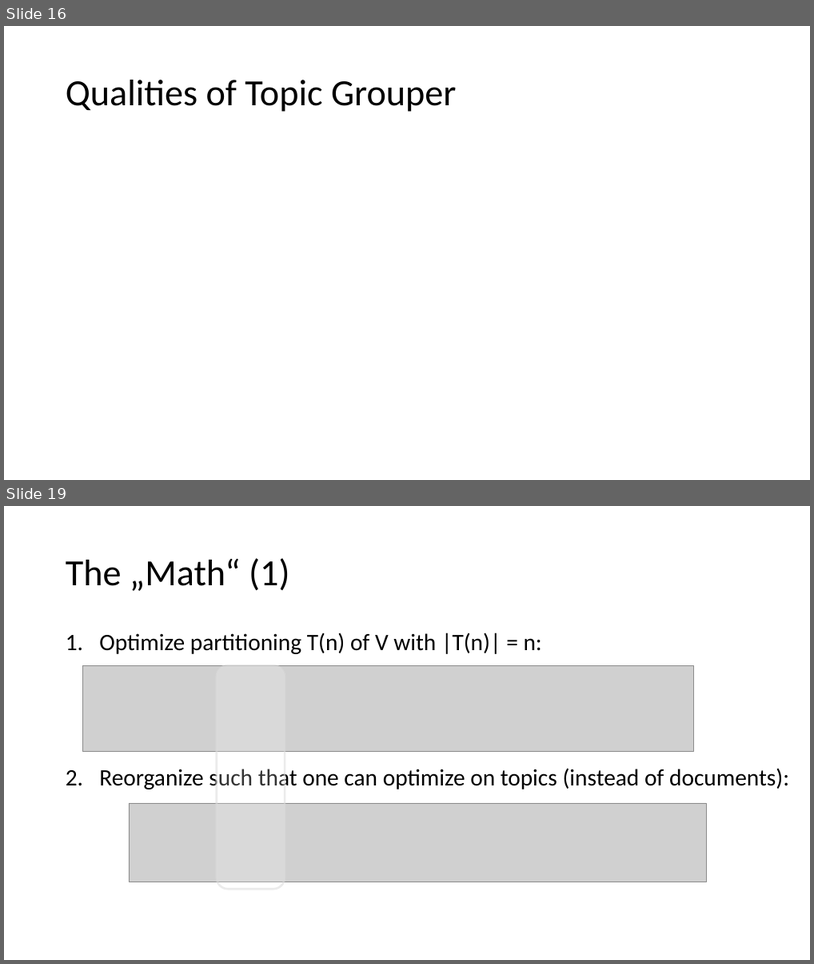
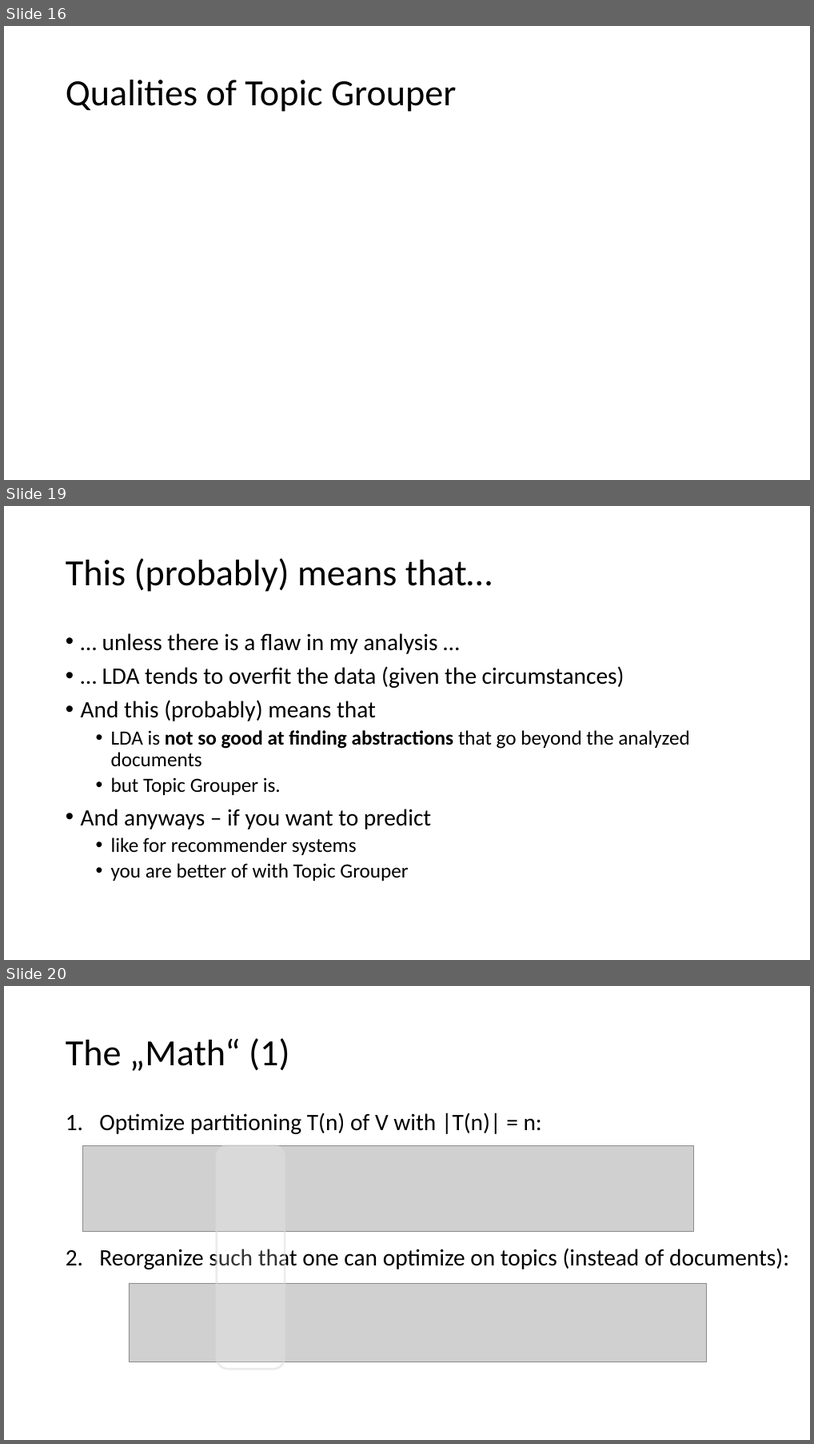
Before and after one commit to pfeiferd/TopicGrouperJ, a slide deck: doc/PTM.pptx. Shown one above the other, each under a label of ours: slides 16 and 19 before the commit, slides 16, 19 and 20 after it; the slides between them are not shown. The pictures are 814x964 and 814x1444 pixels, drawn with LibreOffice and Linux fonts; fonts in the diff are those of the drawing; grey boxes stand for pictures. Boxes give left, top, right and bottom in pixels: in the first picture for what was removed or moved away, otherwise in the second. Text is boxed around its words. In the diff, an @@ line names an element or a change of style, - is before the commit and + after.

```diff
--- a/doc/PTM.pptx
+++ b/doc/PTM.pptx
@@ slide 19 added at (4,506,810,960), background #FFFFFF @@
@@ title added at (66,558,493,592), 44 pt, text #000000 @@
+This (probably) means that…
@@ text added at (81,633,690,880), 24 pt, text #000000 @@
+• … unless there is a flaw in my analysis …
+• … LDA tends to overfit the data (given the circumstances)
+• And this (probably) means that
+  • LDA is not so good at finding abstractions that go beyond the analyzed documents
+  • but Topic Grouper is.
+• And anyways – if you want to predict
+  • like for recommender systems
+  • you are better of with Topic Grouper
@@ what was slide 19 is now slide 20 @@
```
Also in this commit, not shown: 3 slides changed.
